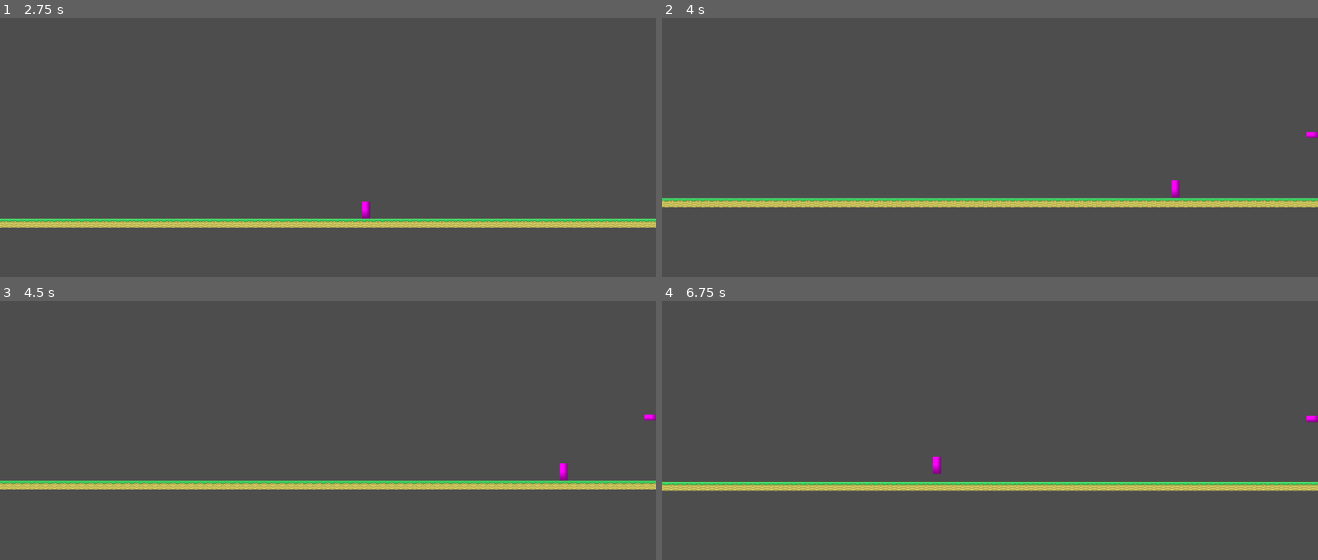
Above: before the commit, frames 1-4 (two rows, left to right).
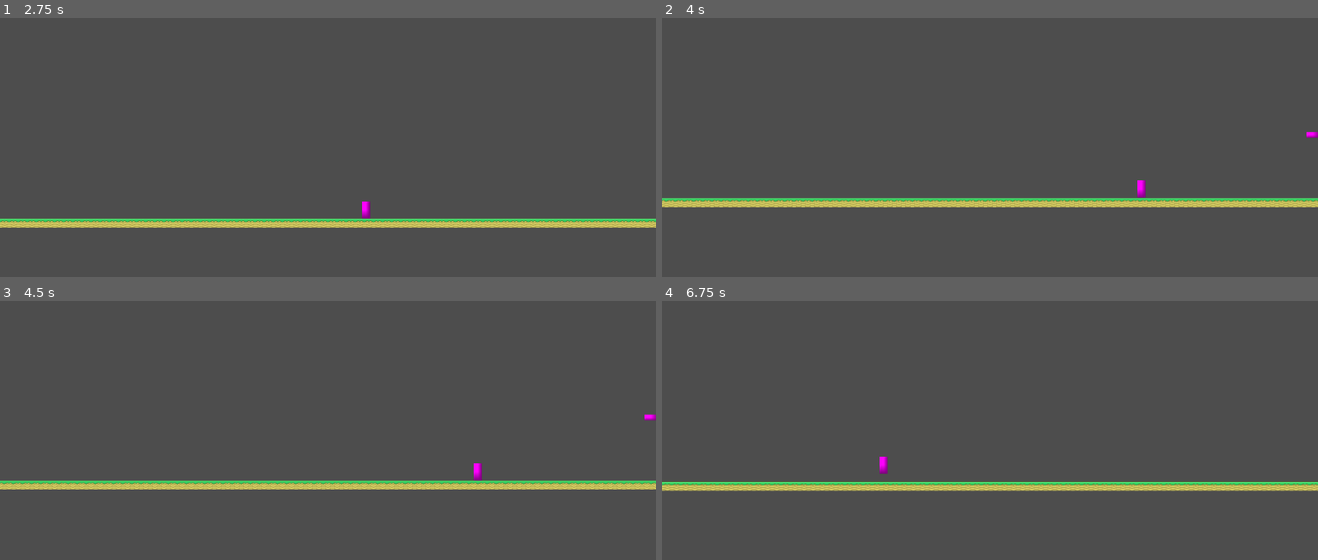
Above: after the commit, the same moments.

Repository: zhao1306/Antigame-Platformer
Game: Godot game, scene res://node_2d.tscn
Same seed, same stepped clock (60 frames per second), same inputs: the game is played once before the commit and once after it.
Inputs:
- Up to frame 1 (2.75 s): tap Enter (ui_accept) at 0.5, 0.77, 1.52 s; hold Right (ui_right) 0.53-2.03 s; tap J at 0.6, 2.1 s; tap K at 1.35 s; hold Left (ui_left) from 2.03 s (still down)
- Up to frame 2 (4 s): release Left (ui_left) at 2.78 s; hold Right (ui_right) from 2.78 s (still down); tap K at 2.85 s; tap Enter (ui_accept) at 3.02, 3.77 s; tap J at 3.6 s
- Up to frame 3 (4.5 s): release Right (ui_right) at 4.28 s; hold Left (ui_left) from 4.28 s (still down); tap K at 4.35 s
- Up to frame 4 (6.75 s): tap Enter (ui_accept) at 4.52, 6.02 s; release Left (ui_left) at 5.03 s; hold Right (ui_right) 5.03-5.78 s; tap J at 5.1, 6.6 s; hold Left (ui_left) from 5.78 s (still down); tap K at 5.85 s

Frame 1 is identical in both runs. In frame 2, 0.2% of the frame differs, in the area x 72-79%, y 62-70%; in frame 3, 0.2%; in frame 4, 1.4%, in the area x 0-100%, y 44-74%.

Commit message:
full scalable movement

Diff:
--- a/player.gd
+++ b/player.gd
@@ -23,16 +23,16 @@
 	# Get time scale
 	var time_scale = time_manager.get_time_scale() if time_manager else 1.0
 	var accel_scale = pow(time_scale, 2)  # Maintain distance when time stretches
-	var slowness_factor = 1.0
-	if time_scale != 0.0:
-		slowness_factor = 1.0 / time_scale
-
 	# Scaled values
 	var scaled_max_speed = max_speed * time_scale
 	var scaled_terminal_velocity = terminal_velocity * time_scale
 	var effective_x_accel = x_acceleration * accel_scale
 	var effective_x_friction = x_friction * accel_scale
-	var effective_y_accel = y_acceleration / (slowness_factor * slowness_factor)
+	var effective_y_accel = y_acceleration * accel_scale
+
+	# Clamp velocity to new max speed when time scale changes
+	if is_on_floor():
+		velocity.x = clamp(velocity.x, -scaled_max_speed, scaled_max_speed)
 
 	# === INPUT ===
 	var move_input = Input.get_axis("ui_left", "ui_right")
@@ -47,8 +47,6 @@
 
 		if can_accelerate:
 			velocity.x += move_input * effective_x_accel * delta
-			if is_on_floor():
-				velocity.x = clamp(velocity.x, -scaled_max_speed, scaled_max_speed)
 	else:
 		if is_on_floor():
 			var friction_force = effective_x_friction * delta
@@ -64,9 +62,7 @@
 
 	# === JUMPING ===
 	if jump_pressed and is_on_floor():
-		# correct jump velocity for time scale by using motion equation
-		# v = sqrt(2 * a * h)
-		var scaled_jump_height = jump_height / slowness_factor
+		var scaled_jump_height = jump_height * time_scale
 		velocity.y = -scaled_jump_height
 
 
